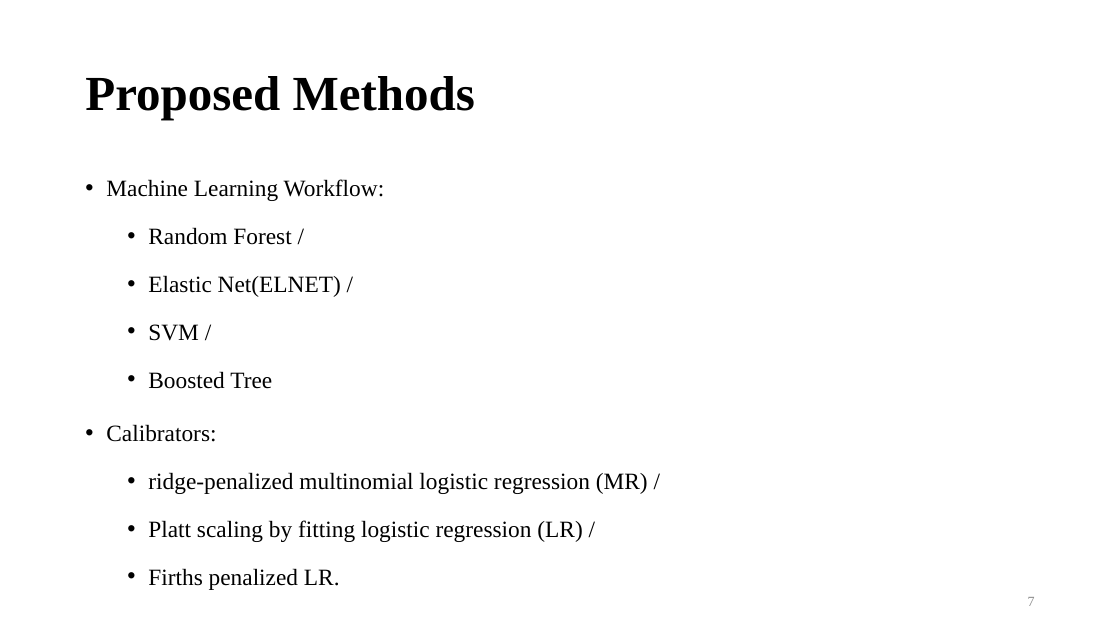
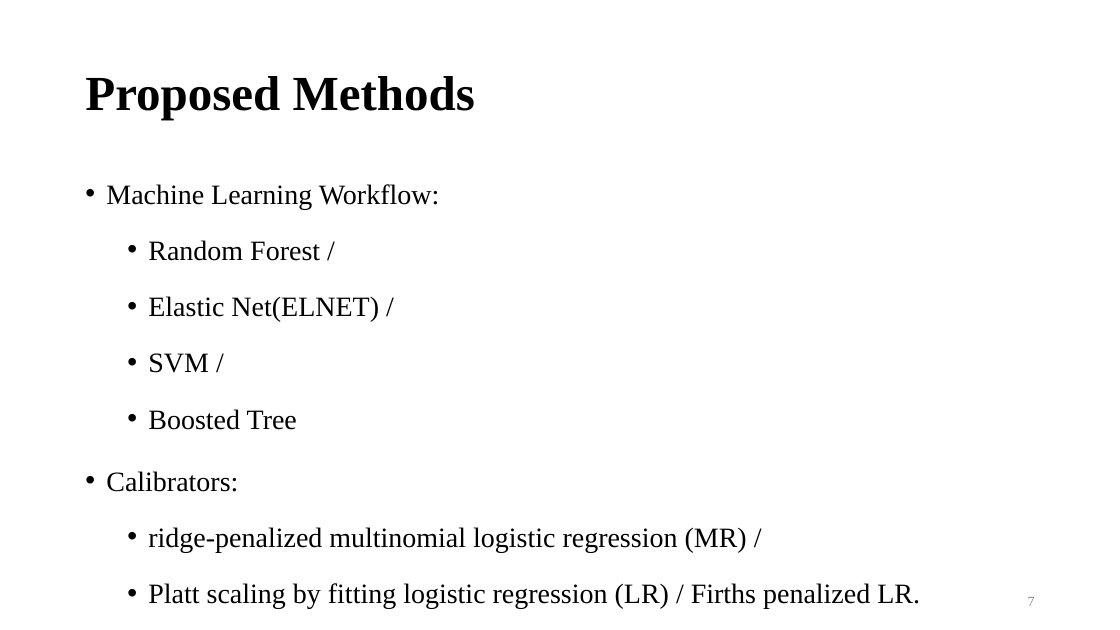
Before and after one commit to bernie6401/NTU_ML, a slide deck: slide 7 of Final Project/Final Paper/HO-Machine learning workflows.pptx. Drawn at 1120x630 pixels with LibreOffice and Linux fonts; fonts in the diff are those of the drawing; background and template pictures are left out. Boxes give left, top, right and bottom in pixels: in the first picture for what was removed or moved away, otherwise in the second. Text is boxed around its words. In the diff, an @@ line names an element or a change of style, - is before the commit and + after.

```diff
--- a/Final Project/Final Paper/HO-Machine learning workflows.pptx
+++ b/Final Project/Final Paper/HO-Machine learning workflows.pptx
@@ text at bbox=[106, 184, 747, 553]: size 20 to 24 pt in "Machine Learning Workflow:", "Random Forest /", "Elastic Net(ELNET) /", "SVM /" and 3 more places @@
@@ text at bbox=[148, 583, 920, 609]: text changed; size 20 to 24 pt @@
-  • Platt scaling by fitting logistic regression (LR) /
-  • Firths penalized LR.
+  • Platt scaling by fitting logistic regression (LR) / Firths penalized LR.
```
Also in this commit, not shown: 10 other slides changed, 16 slides added, 1 other file.
